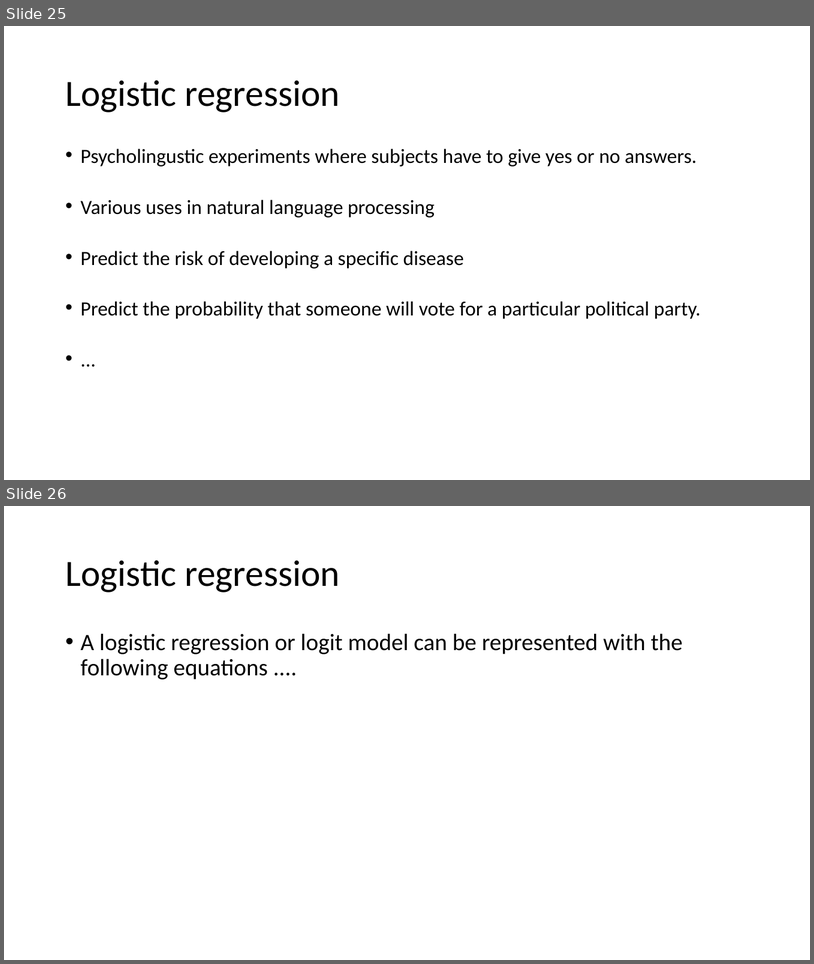
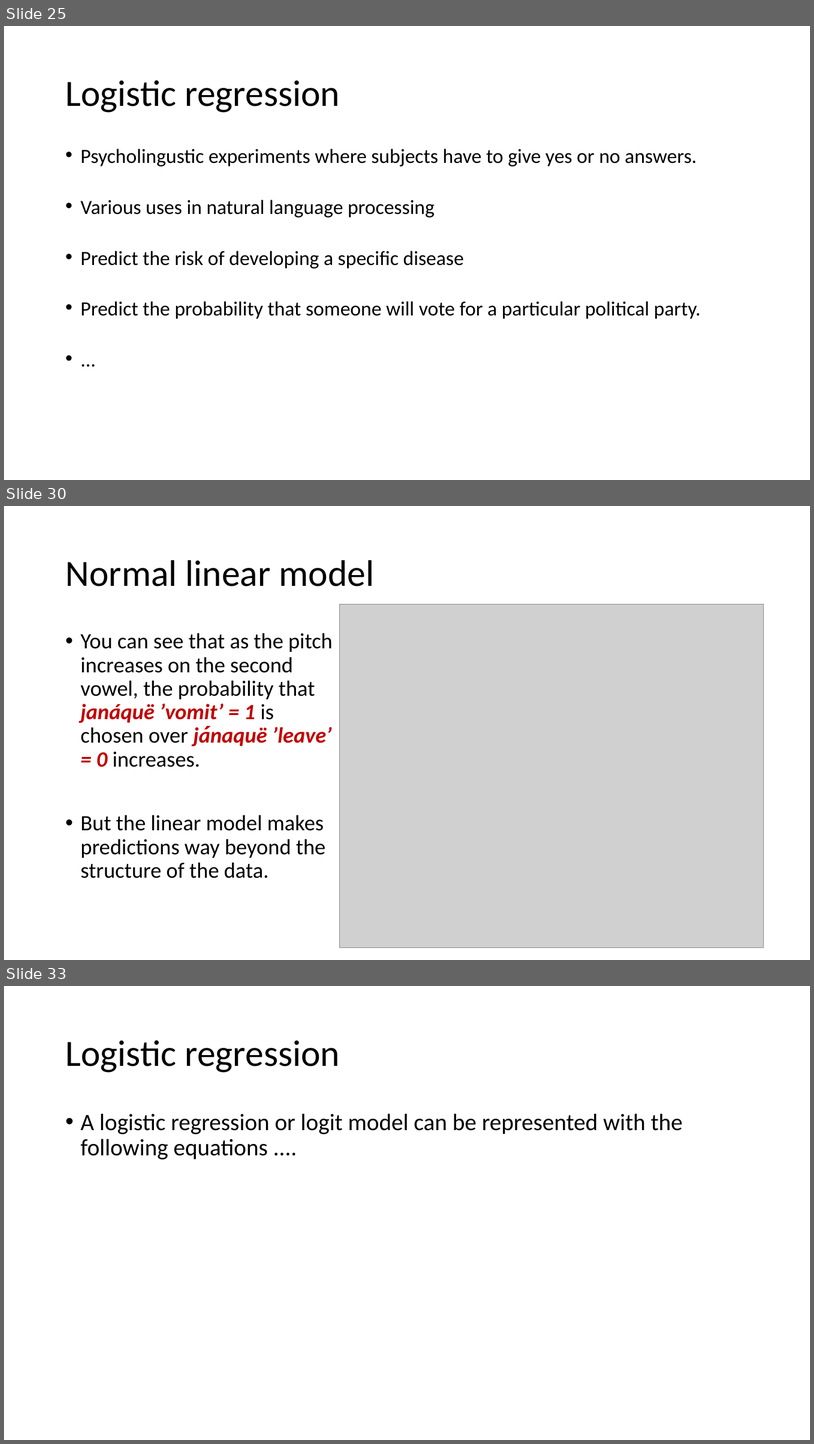
Before and after one commit to ajrtallman/StatisticsinLinguistics_FSU_2023_2024, a slide deck: 02_slides/Statistics for linguists 2023-12-06.odp. Shown one above the other, each under a label of ours: slides 25 and 26 before the commit, slides 25, 30 and 33 after it; the slides between them are not shown. The pictures are 814x964 and 814x1444 pixels, drawn with LibreOffice and Linux fonts; fonts in the diff are those of the drawing; grey boxes stand for pictures. Boxes give left, top, right and bottom in pixels: in the first picture for what was removed or moved away, otherwise in the second. Text is boxed around its words. In the diff, an @@ line names an element or a change of style, - is before the commit and + after.

```diff
--- a/02_slides/Statistics for linguists 2023-12-06.odp
+++ b/02_slides/Statistics for linguists 2023-12-06.odp
@@ slide 30 added at <box>4,506,810,960</box>, background #FFFFFF @@
@@ title added at <box>65,560,375,586</box>, 44 pt, text #000000 @@
+Normal linear model
@@ picture added at <box>340,604,764,948</box> @@
@@ text added at <box>81,633,333,878</box>, 26 pt, text #000000 @@
+• You can see that as the pitch increases on the second vowel, the probability that janáquë ’vomit’ = 1 is chosen over jánaquë ’leave’ = 0 increases.
+• But the linear model makes predictions way beyond the structure of the data.
@@ what was slide 26 is now slide 33 @@
```
Also in this commit, not shown: 1 slide changed, 27 other slides added, 2 slides removed.
